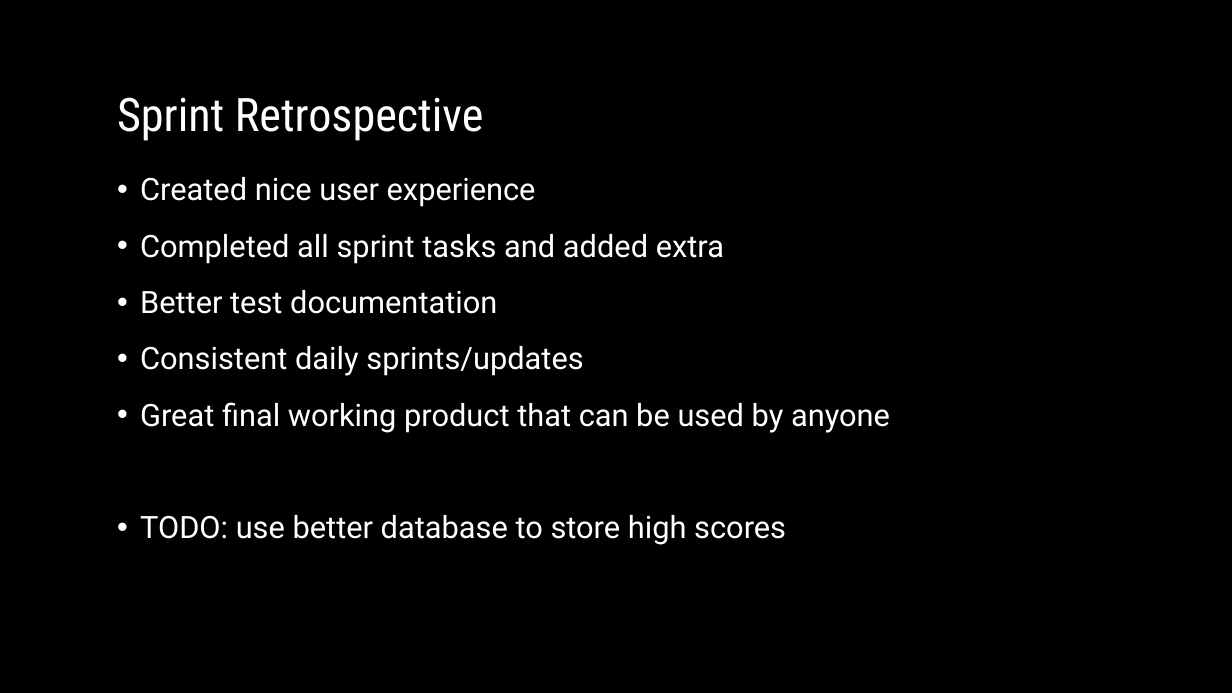
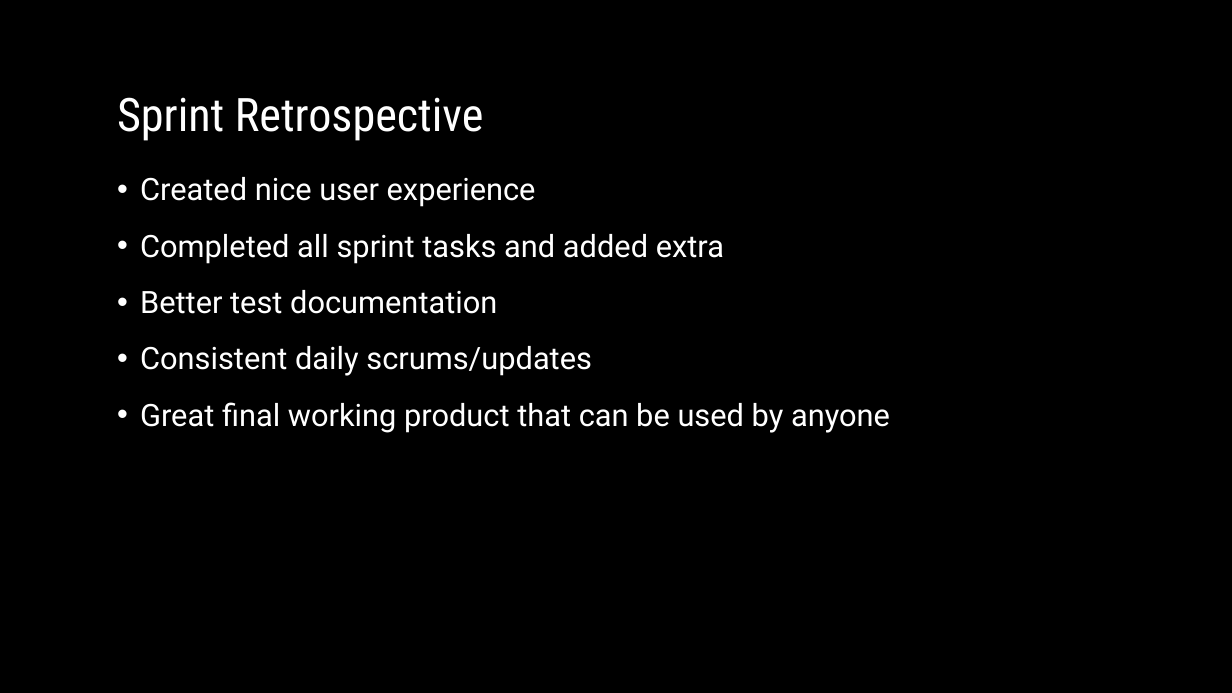
Before and after one commit to hattas/ncaa-bracket-predictor, a slide deck: slide 9 of documentation/sprint 4/Sprint 4 powerpoint.pptx. Drawn at 1232x693 pixels with LibreOffice and Linux fonts; fonts in the diff are those of the drawing; background and template pictures are left out. Boxes give left, top, right and bottom in pixels: in the first picture for what was removed or moved away, otherwise in the second. Text is boxed around its words. In the diff, an @@ line names an element or a change of style, - is before the commit and + after.

```diff
--- a/documentation/sprint 4/Sprint 4 powerpoint.pptx
+++ b/documentation/sprint 4/Sprint 4 powerpoint.pptx
@@ text at (140, 346, 592, 376): text changed @@
-• Consistent daily sprints/updates
+• Consistent daily scrums/updates
@@ text at (140, 515, 786, 545): paragraph removed @@
-• TODO: use better database to store high scores
```
Also in this commit, not shown: 4 other slides changed, 4 other files.
